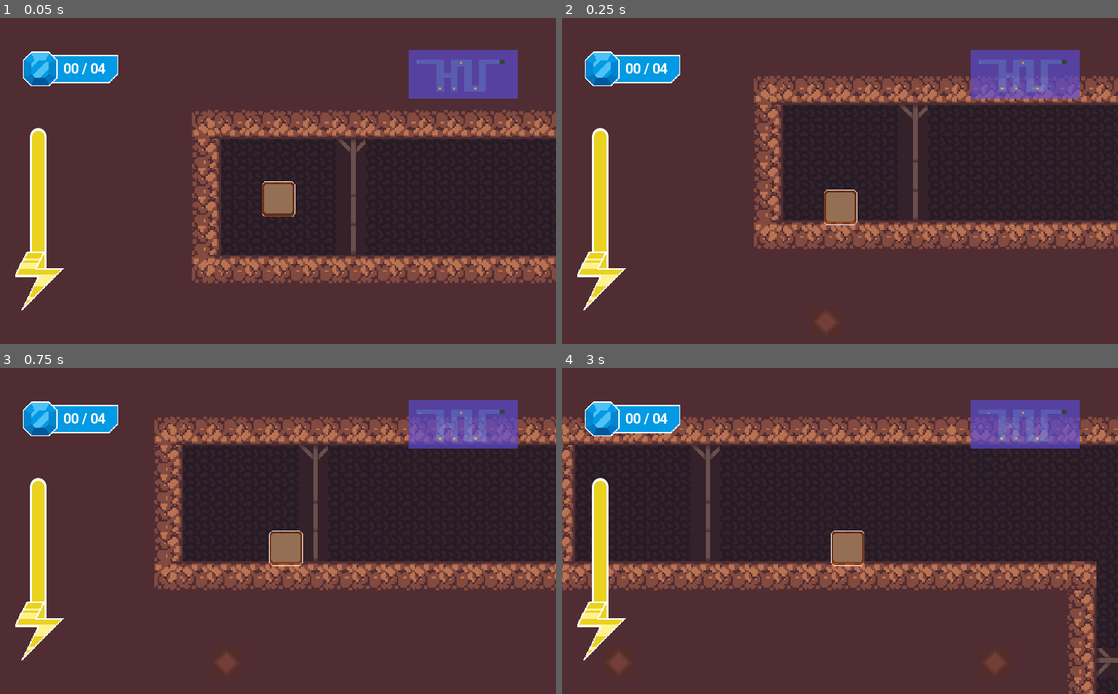
Above: before the commit, frames 1-4 (two rows, left to right).
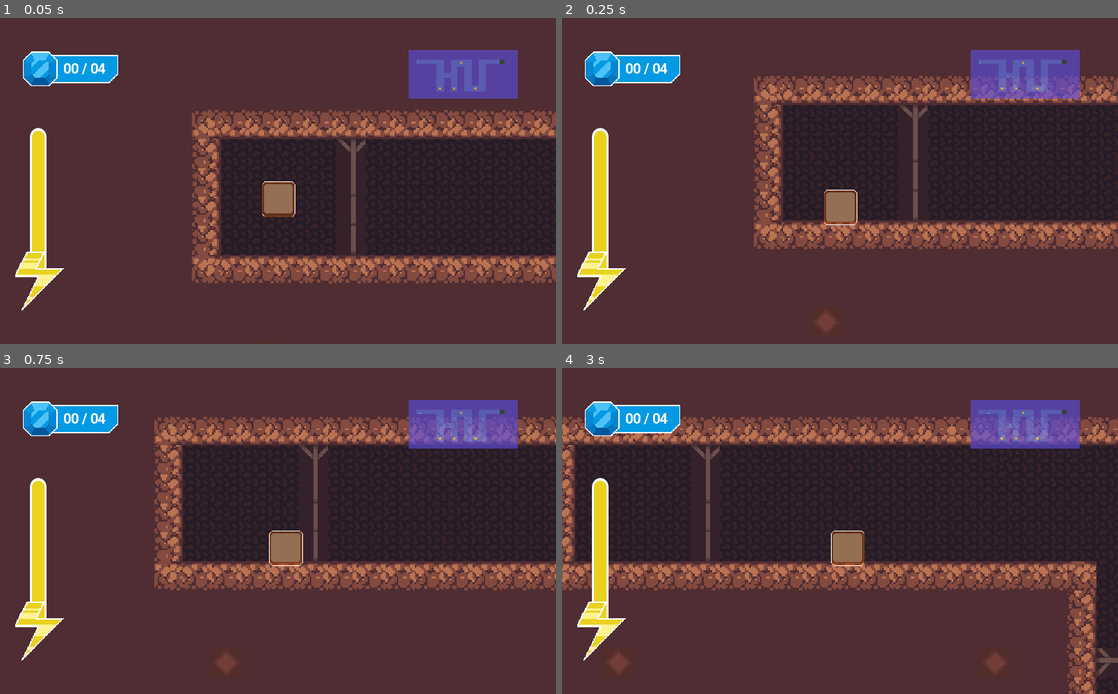
Above: after the commit, the same moments.

Repository: JPabloMF/astrominer-game
Game: Godot game, scene res://scenes/worlds/dirt/World1/World1.tscn
The game is run twice, just before and just after one commit, with the same random seed, the same clock (stepped at 60 frames per second) and the same inputs.
Inputs:
- Up to frame 1 (0.05 s): no input
- Up to frame 2 (0.25 s): no input
- Up to frame 3 (0.75 s): hold Right (ui_right) from 0.53 s (still down)
- Up to frame 4 (3 s): tap Z (ui_up) at 0.77, 1.52 s; release Right (ui_right) at 2.03 s; hold Left (ui_left) 2.03-2.78 s; hold Right (ui_right) from 2.78 s (still down)

Frame 1 is identical in both runs. In frame 2, 0.2% of the frame differs, in the area x 34-100%, y 25-66%; in frame 3, 0.1%; in frame 4, 0.3%, in the area x 0-100%, y 14-100%.

Commit message:
Collisionshapes improved

Diff:
--- a/tilesets/Tileset.tres
+++ b/tilesets/Tileset.tres
@@ -3,7 +3,7 @@
 [ext_resource path="res://tilesets/TilesetTestAstroMiner.png" type="Texture" id=1]
 
 [sub_resource type="RectangleShape2D" id=1]
-extents = Vector2( 16.109, 15.9837 )
+extents = Vector2( 32, 32 )
 
 [resource]
 0/name = "cornerTopLeft"
@@ -14,8 +14,8 @@
 0/tile_mode = 0
 0/occluder_offset = Vector2( 16, 16 )
 0/navigation_offset = Vector2( 16, 16 )
-0/shape_offset = Vector2( 15.8785, 15.8409 )
-0/shape_transform = Transform2D( 1, 0, 0, 1, 15.8785, 15.8409 )
+0/shape_offset = Vector2( 16, 16 )
+0/shape_transform = Transform2D( 0.5, 0, 0, 0.5, 16, 16 )
 0/shape = SubResource( 1 )
 0/shape_one_way = false
 0/shape_one_way_margin = 1.0
@@ -24,7 +24,7 @@
 "one_way": false,
 "one_way_margin": 1.0,
 "shape": SubResource( 1 ),
-"shape_transform": Transform2D( 1, 0, 0, 1, 15.8785, 15.8409 )
+"shape_transform": Transform2D( 0.5, 0, 0, 0.5, 16, 16 )
 } ]
 0/z_index = 0
 1/name = "middleTop"
@@ -35,8 +35,8 @@
 1/tile_mode = 0
 1/occluder_offset = Vector2( 16, 16 )
 1/navigation_offset = Vector2( 16, 16 )
-1/shape_offset = Vector2( 15.9392, 15.9585 )
-1/shape_transform = Transform2D( 1, 0, 0, 1, 15.9392, 15.9585 )
+1/shape_offset = Vector2( 16, 16 )
+1/shape_transform = Transform2D( 0.5, 0, 0, 0.5, 16, 16 )
 1/shape = SubResource( 1 )
 1/shape_one_way = false
 1/shape_one_way_margin = 1.0
@@ -45,7 +45,7 @@
 "one_way": false,
 "one_way_margin": 1.0,
 "shape": SubResource( 1 ),
-"shape_transform": Transform2D( 1, 0, 0, 1, 15.9392, 15.9585 )
+"shape_transform": Transform2D( 0.5, 0, 0, 0.5, 16, 16 )
 } ]
 1/z_index = 0
 2/name = "cornerTopRight"
--- a/tilesets/Tileset.tscn
+++ b/tilesets/Tileset.tscn
@@ -3,24 +3,27 @@
 [ext_resource path="res://tilesets/TilesetTestAstroMiner.png" type="Texture" id=1]
 
 [sub_resource type="RectangleShape2D" id=1]
-extents = Vector2( 16.109, 15.9837 )
+extents = Vector2( 32, 32 )
 
 [node name="Tileset" type="Node2D"]
 position = Vector2( 64, 0 )
 
 [node name="cornerTopLeft" type="Sprite" parent="."]
+position = Vector2( -32, -32 )
 texture = ExtResource( 1 )
 region_enabled = true
 region_rect = Rect2( 0, 0, 32, 32 )
 
 [node name="StaticBody2D" type="StaticBody2D" parent="cornerTopLeft"]
+position = Vector2( 32, 32 )
 
 [node name="CollisionShape2D" type="CollisionShape2D" parent="cornerTopLeft/StaticBody2D"]
-position = Vector2( -0.121521, -0.159084 )
+position = Vector2( -32, -32 )
+scale = Vector2( 0.5, 0.5 )
 shape = SubResource( 1 )
 
 [node name="middleTop" type="Sprite" parent="."]
-position = Vector2( 127.528, 0 )
+position = Vector2( 128, -32 )
 texture = ExtResource( 1 )
 region_enabled = true
 region_rect = Rect2( 32, 0, 32, 32 )
@@ -29,7 +32,8 @@
 position = Vector2( 0.0607605, 0.117613 )
 
 [node name="CollisionShape2D" type="CollisionShape2D" parent="middleTop/StaticBody2D2"]
-position = Vector2( -0.121521, -0.159084 )
+position = Vector2( -0.0607605, -0.117615 )
+scale = Vector2( 0.5, 0.5 )
 shape = SubResource( 1 )
 
 [node name="cornerTopRight" type="Sprite" parent="."]
